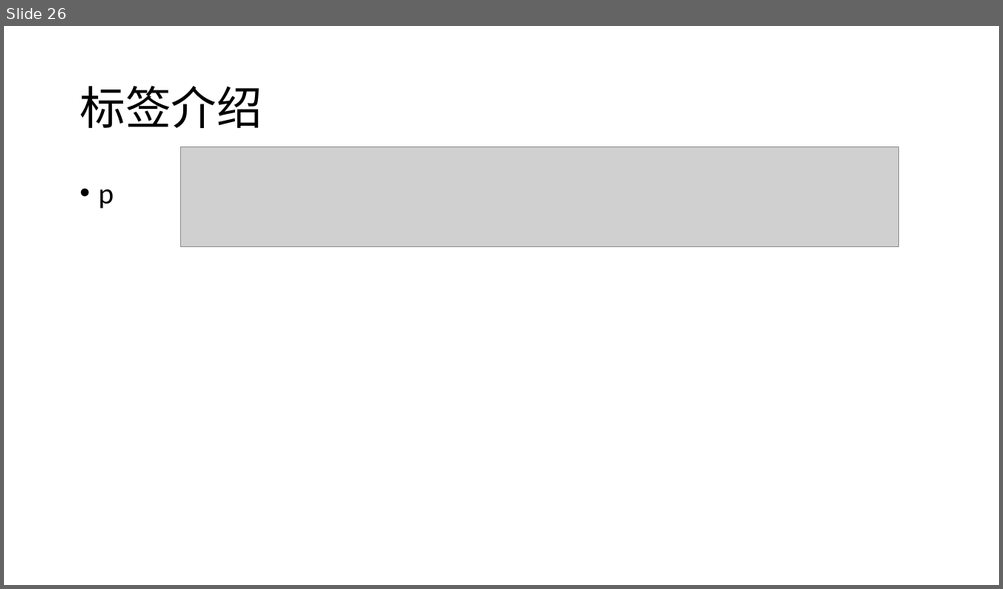
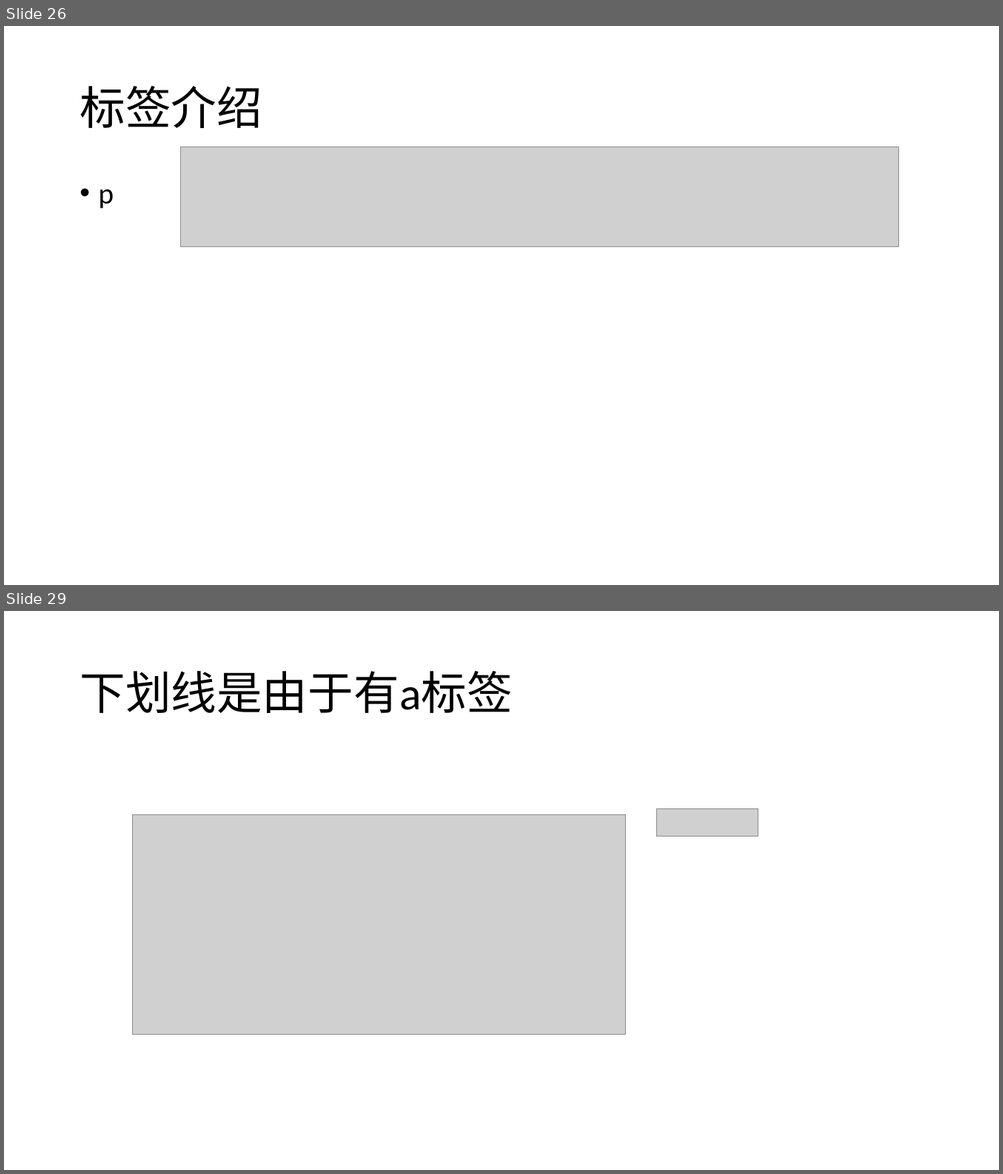
Before and after one commit to coderLynn/lecture, a slide deck: 课程/初级/html+css部分.pptx. Shown one above the other, each under a label of ours: slide 26 before the commit, slides 26 and 29 after it; the slides between them are not shown. The pictures are 1003x589 and 1003x1174 pixels, drawn with LibreOffice and Linux fonts; fonts in the diff are those of the drawing; grey boxes stand for pictures. Boxes give left, top, right and bottom in pixels: in the first picture for what was removed or moved away, otherwise in the second. Text is boxed around its words. In the diff, an @@ line names an element or a change of style, - is before the commit and + after.

```diff
--- a/课程/初级/html+css部分.pptx
+++ b/课程/初级/html+css部分.pptx
@@ slide 29 added at bbox=[4, 611, 999, 1170], background #FFFFFF @@
@@ title added at bbox=[79, 671, 512, 713], 44 pt, text #000000 @@
+下划线是由于有a标签
@@ picture added at bbox=[656, 809, 757, 836] @@
@@ picture added at bbox=[133, 815, 626, 1035] @@
```
Also in this commit, not shown: 1 slide changed, 5 other slides added, 4 other files.
